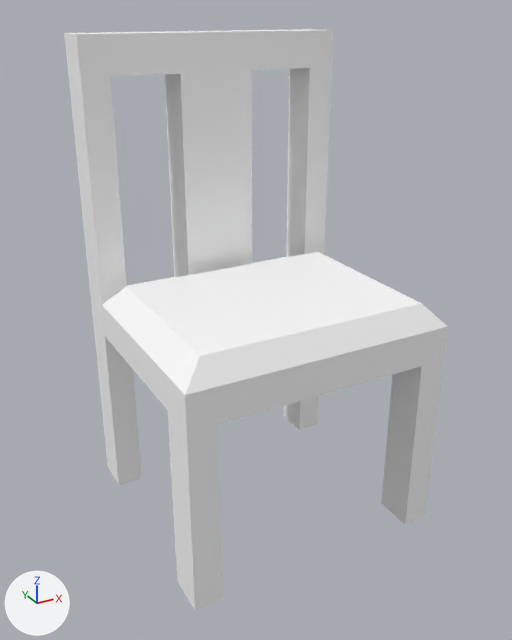
Two versions of the glTF model assets/synty/simple_fantasy_interiors/models/SM_Prop_Chair_03.glb, one commit apart.
The view is the same before and after, from a 50 mm camera at (-0.0146, -0.0263, 0.0228) aimed at (-0.0003, -0.0004, 0.0098). The axes (+X, +Y, +Z) are drawn at lower left. The lights are the same throughout.

Before the edit, the objects in view are built like this:
```python
mat_lambert1 = principled_material('lambert1')
mat_lambert1.base_color = (1.0, 1.0, 1.0)  # white #ffffff
mat_lambert1.roughness = 0.553
me_mesh = bpy.data.meshes.new('Mesh')
me_mesh.from_pydata(...)  # 72 vertices, 100 faces; spans x -0.0062..0.0062, y -0.0057..0.0057, z 0.0..0.0219
me_mesh.materials.append(mat_lambert1)  # white #ffffff
ob_sm_prop_chair_03 = bpy.data.objects.new('SM_Prop_Chair_03', me_mesh)
ob_sm_prop_chair_03.location = (0.0, 0.0, 0.0)
```
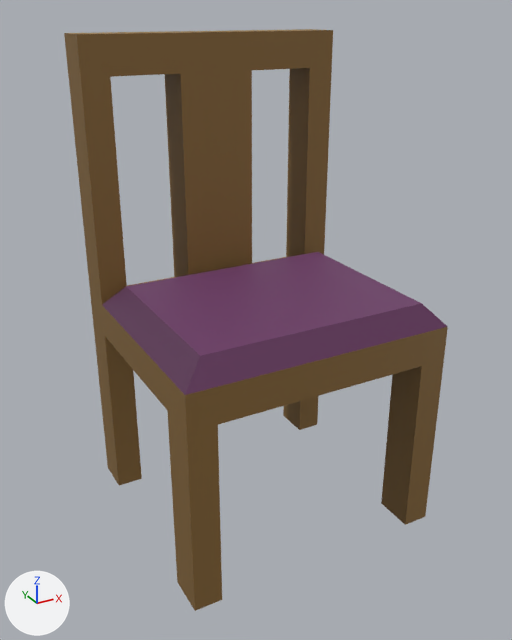
Boxes (x1, y1, x2, y2) around the edits, measured in the pictures (512 x 640 px):
'SM_Prop_Chair_03', surface changed
    both: (64, 29, 448, 611)

What the commit changed:
Picture 'SimpleFantasyInteriorsTexture' (img_simplefantasyinteriorstexture) is new.
In material 'lambert1' (mat_lambert1), base_color is no longer (1.0, 1.0, 1.0), white #ffffff.
In material 'lambert1' (mat_lambert1), texture is now set to img_simplefantasyinteriorstexture.
